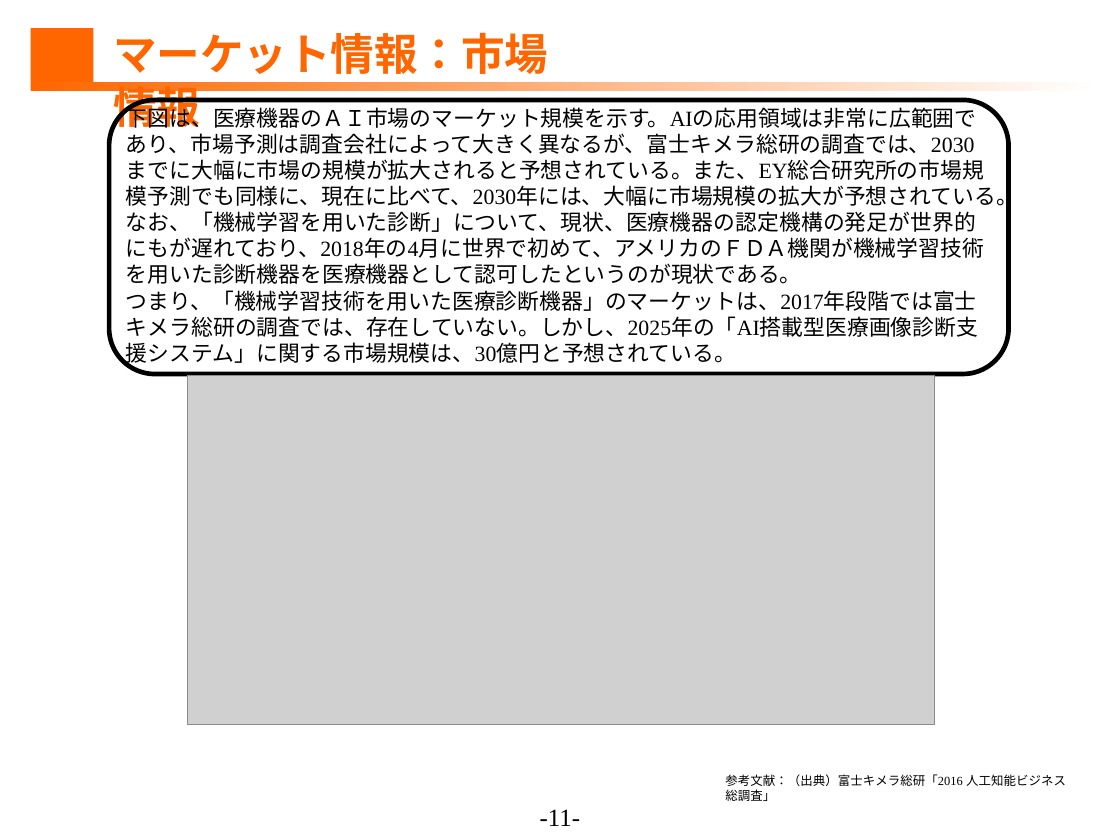
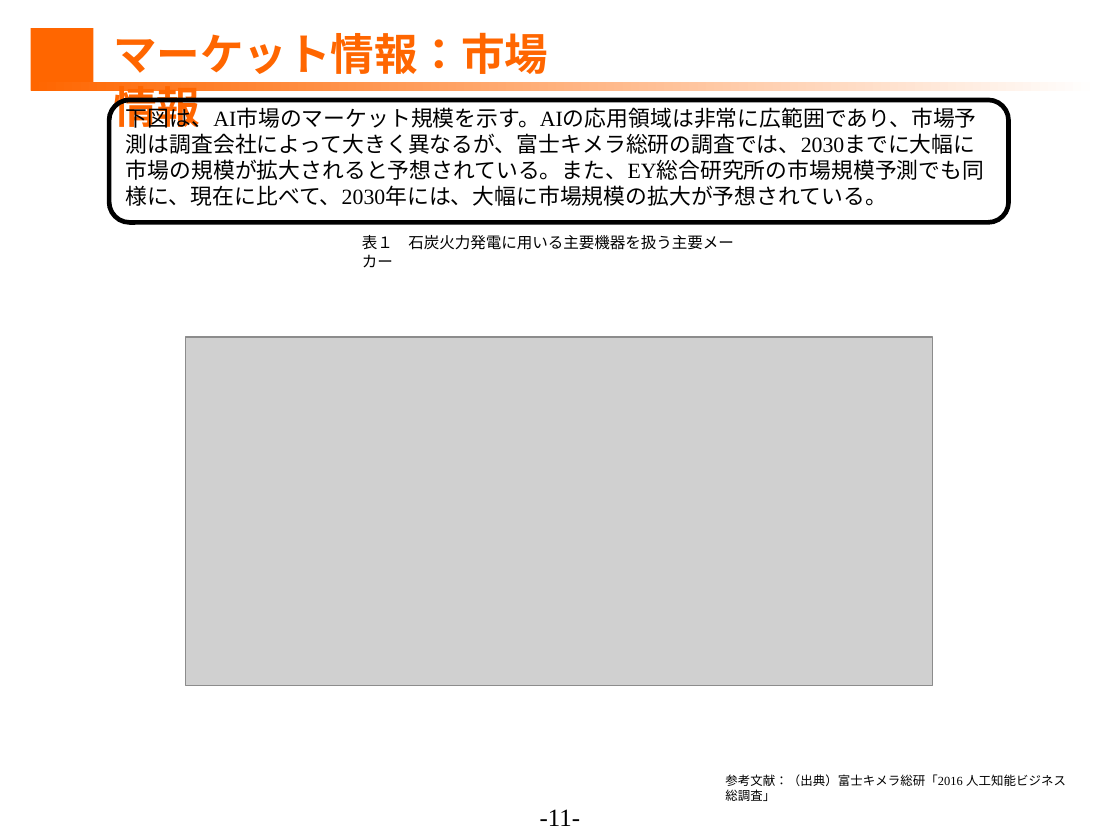
Before and after one commit to ShuDiamonds/JapanesePatentAnalysis, a slide deck: slide 11 of submissions2/1.調査分析.pptx (slide 12 before the commit). Drawn at 1120x840 pixels with LibreOffice and Linux fonts; fonts in the diff are those of the drawing; grey boxes stand for pictures. Boxes give left, top, right and bottom in pixels: in the first picture for what was removed or moved away, otherwise in the second. Text is boxed around its words. In the diff, an @@ line names an element or a change of style, - is before the commit and + after.

```diff
--- a/submissions2/1.調査分析.pptx
+++ b/submissions2/1.調査分析.pptx
@@ rounded rectangle: place and size @@
-rounded rectangle at (109, 100, 1008, 374)
+rounded rectangle at (109, 100, 1008, 222)
@@ text at (126, 104, 984, 206): text changed @@
-下図は、医療機器のＡＩ市場のマーケット規模を示す。AIの応用領域は非常に広範囲であり、市場予測は調査会社によって大きく異なるが、富士キメラ総研の調査では、2030までに大幅に市場の規模が拡大されると予想されている。また、EY総合研究所の市場規模予測でも同様に、現在に比べて、2030年には、大幅に市場規模の拡大が予想されている。
-なお、「機械学習を用いた診断」について、現状、医療機器の認定機構の発足が世界的にもが遅れており、2018年の4月に世界で初めて、アメリカのＦＤＡ機関が機械学習技術を用いた診断機器を医療機器として認可したというのが現状である。
-つまり、「機械学習技術を用いた医療診断機器」のマーケットは、2017年段階では富士キメラ総研の調査では、存在していない。しかし、2025年の「AI搭載型医療画像診断支援システム」に関する市場規模は、30億円と予想されている。
+下図は、AI市場のマーケット規模を示す。AIの応用領域は非常に広範囲であり、市場予測は調査会社によって大きく異なるが、富士キメラ総研の調査では、2030までに大幅に市場の規模が拡大されると予想されている。また、EY総合研究所の市場規模予測でも同様に、現在に比べて、2030年には、大幅に市場規模の拡大が予想されている。
@@ text added at (362, 235, 733, 268), 10 pt, text #000000 @@
+表１ 石炭火力発電に用いる主要機器を扱う主要メーカー
@@ picture: place and size @@
-picture at (188, 376, 935, 725)
+picture at (186, 337, 933, 685)
```
Also in this commit, not shown: 8 other slides changed, 1 slide removed.
